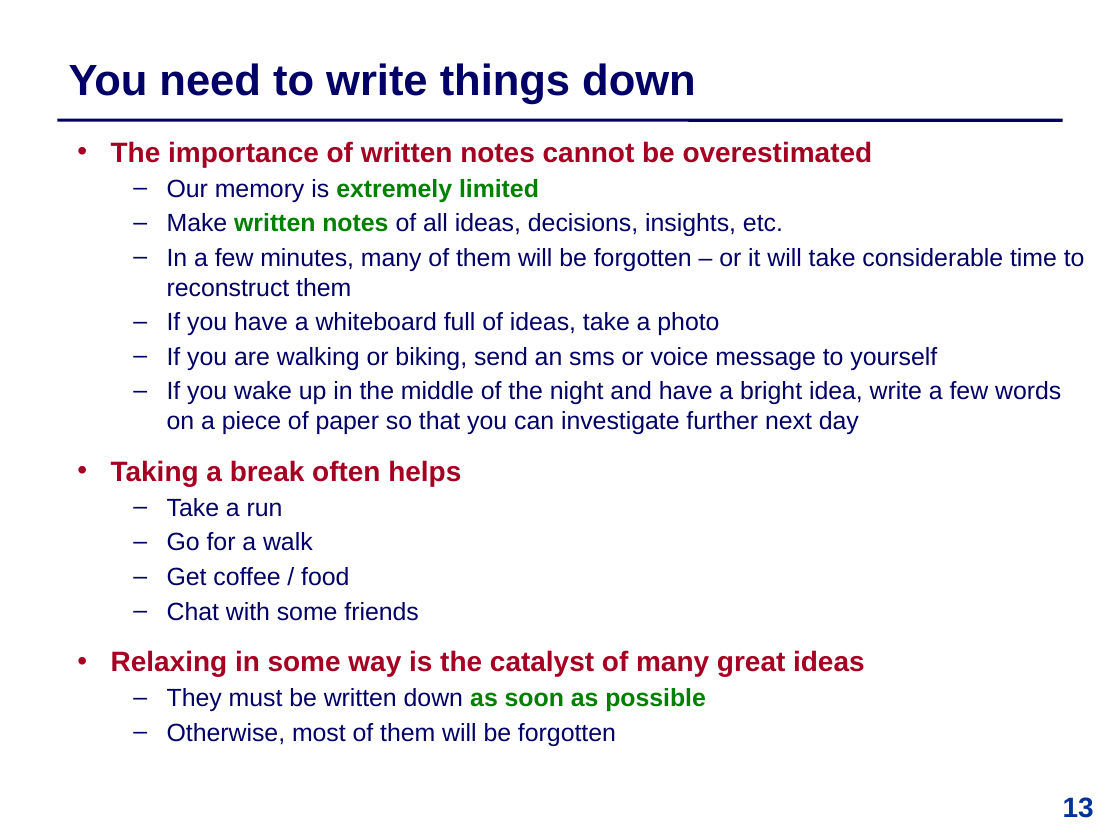
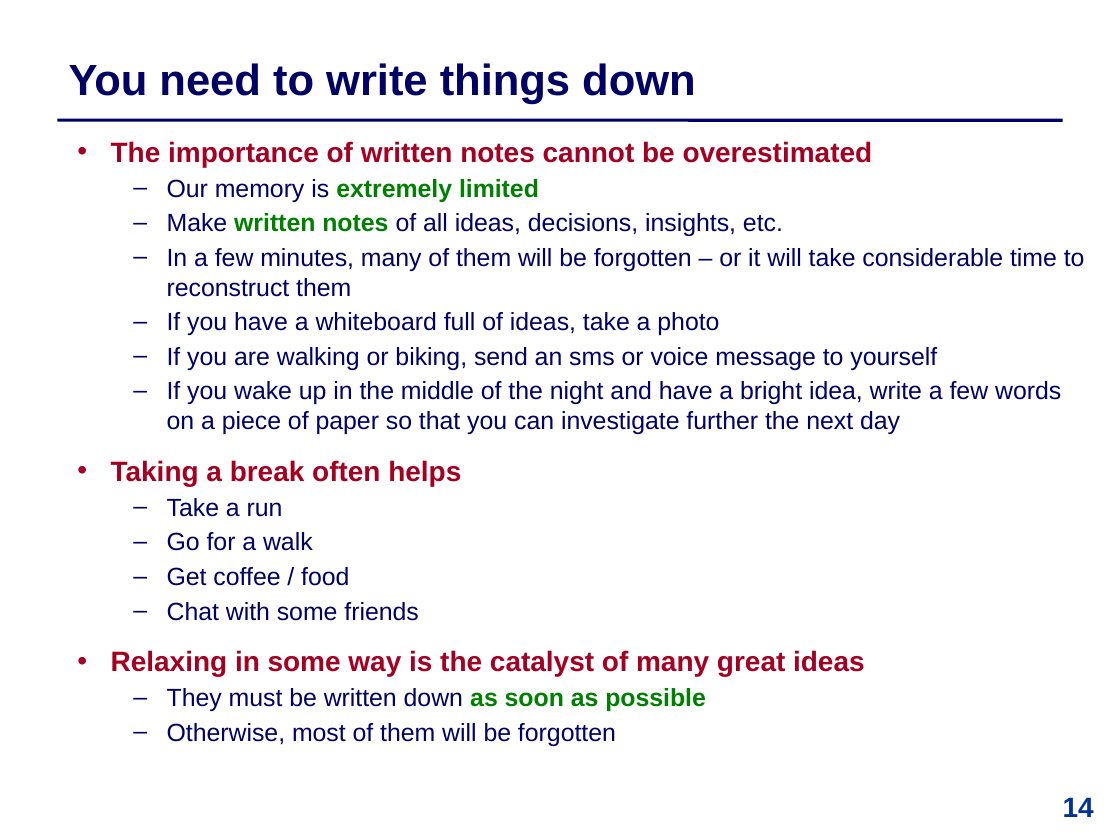
Before and after one commit to IntProgAU/Materiale, a slide deck: slide 14 of web/b22/1_contract/1 Bachelor Contract .pptx (slide 13 before the commit). Drawn at 1120x840 pixels with LibreOffice and Linux fonts; fonts in the diff are those of the drawing. Boxes give left, top, right and bottom in pixels: in the first picture for what was removed or moved away, otherwise in the second. Text is boxed around its words. In the diff, an @@ line names an element or a change of style, - is before the commit and + after.

```diff
--- a/web/b22/1_contract/1 Bachelor Contract .pptx
+++ b/web/b22/1_contract/1 Bachelor Contract .pptx
@@ text at box(167, 381, 1061, 434): text changed @@
-  – If you wake up in the middle of the night and have a bright idea, write a few words on a piece of paper so that you can investigate further next day
+  – If you wake up in the middle of the night and have a bright idea, write a few words on a piece of paper so that you can investigate further the next day
@@ page number at box(1063, 797, 1094, 817): text changed @@
-13
+14
```
Also in this commit, not shown: 10 other slides changed, 1 slide added.
